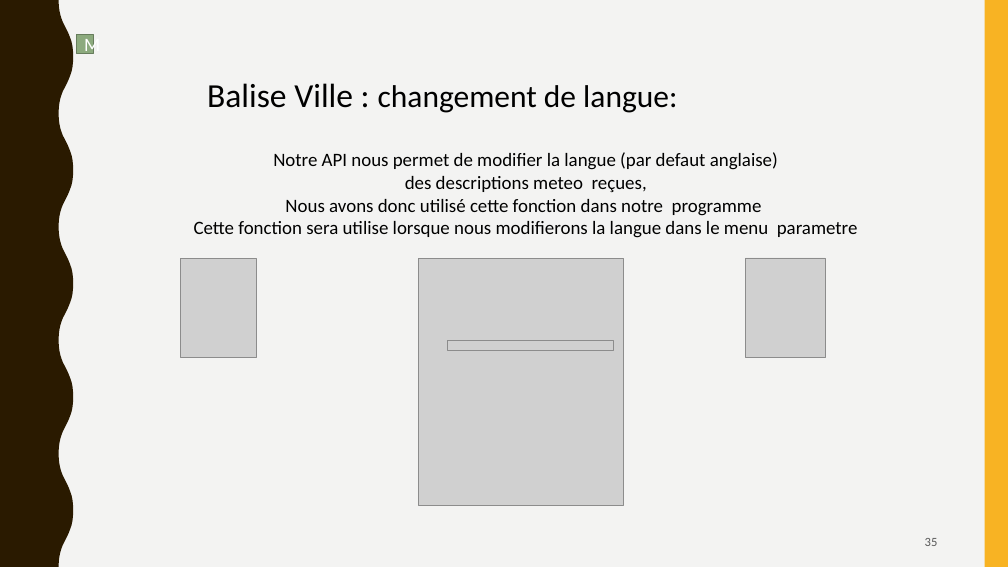
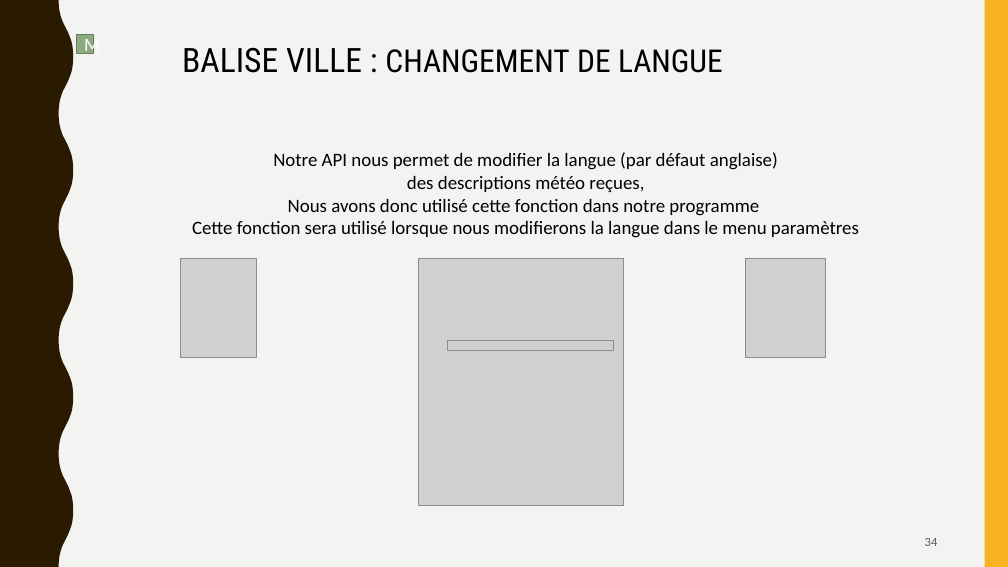
Before and after one commit to aiekick/ProjectStationMeteo, a slide deck: slide 34 of doc/StationMeteo_Soutenance_Stephane.pptx (slide 35 before the commit). Drawn at 1008x567 pixels with LibreOffice and Linux fonts; fonts in the diff are those of the drawing; grey boxes stand for pictures. Boxes give left, top, right and bottom in pixels: in the first picture for what was removed or moved away, otherwise in the second. Text is boxed around its words. In the diff, an @@ line names an element or a change of style, - is before the commit and + after.

```diff
--- a/doc/StationMeteo_Soutenance_Stephane.pptx
+++ b/doc/StationMeteo_Soutenance_Stephane.pptx
@@ text at [182, 47, 723, 73]: text changed; font Calibri to Roboto Condensed @@
-Balise Ville : changement de langue:
+BALISE VILLE : CHANGEMENT DE LANGUE
@@ text at [273, 152, 778, 192]: text changed @@
-Notre API nous permet de modifier la langue (par defaut anglaise)
-des descriptions meteo reçues,
+Notre API nous permet de modifier la langue (par défaut anglaise)
+des descriptions météo reçues,
@@ text at [192, 221, 859, 238]: text changed @@
-Cette fonction sera utilise lorsque nous modifierons la langue dans le menu parametre
+Cette fonction sera utilisé lorsque nous modifierons la langue dans le menu paramètres
@@ page number at [925, 538, 938, 546]: text changed @@
-35
+34
```
Also in this commit, not shown: 16 other slides changed, 2 slides added, 3 slides removed.
